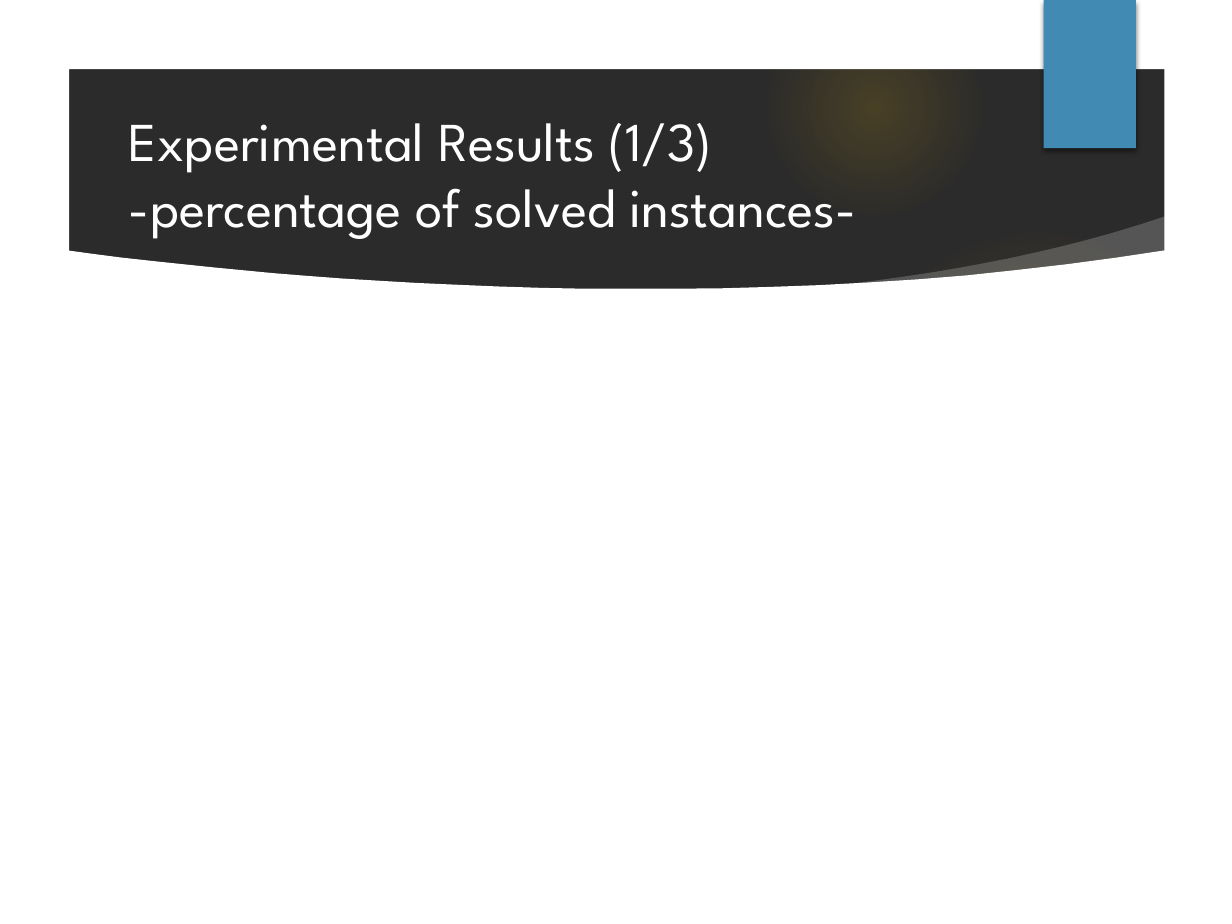
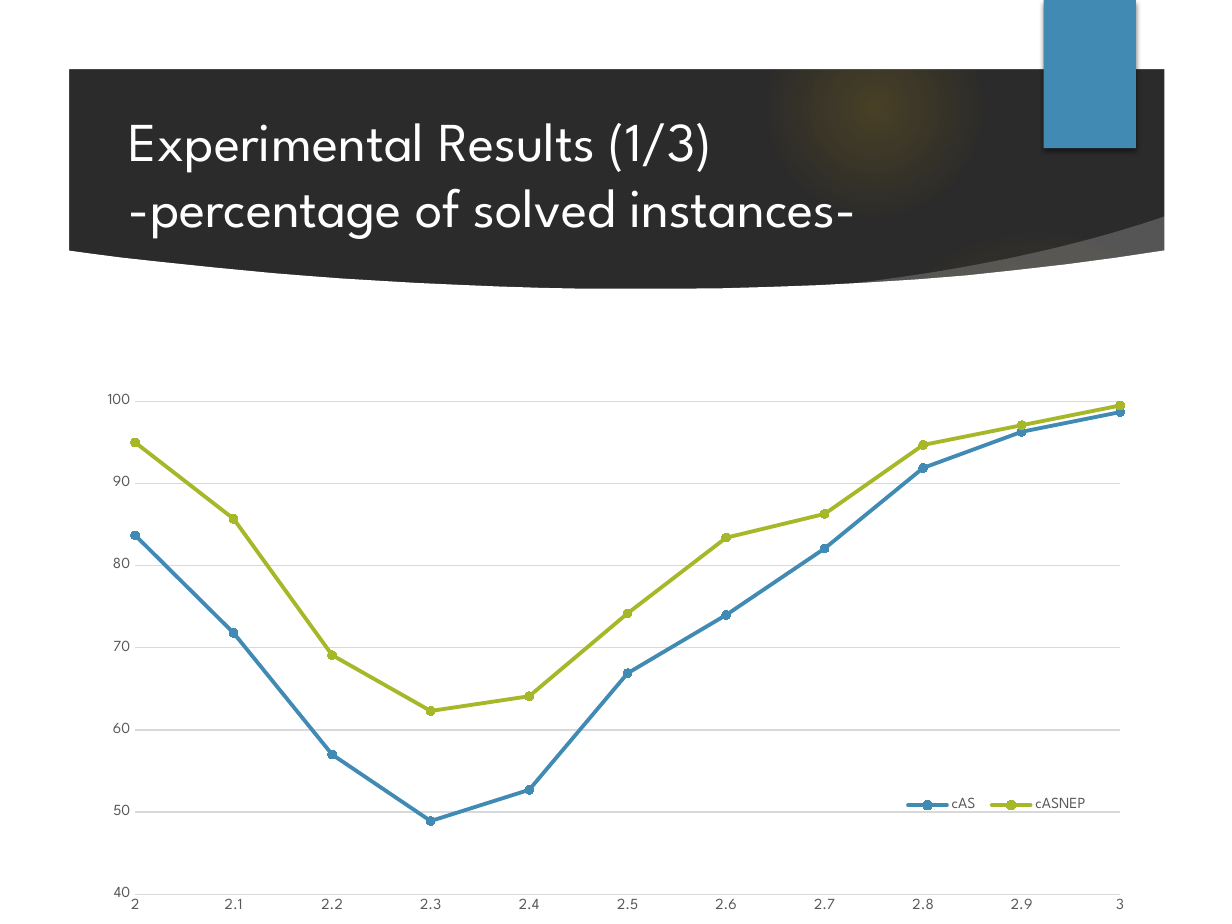
Before and after one commit to Masukane/slides, a slide deck: slide 10 of masukaneICIIC2018.pptm. Drawn at 1232x924 pixels with LibreOffice and Linux fonts; fonts in the diff are those of the drawing; grey boxes stand for pictures; background and template pictures are left out; a plain dark background stands for a picture behind light text. Boxes give left, top, right and bottom in pixels: in the first picture for what was removed or moved away, otherwise in the second. Text is boxed around its words. In the diff, an @@ line names an element or a change of style, - is before the commit and + after.

```diff
--- a/masukaneICIIC2018.pptm
+++ b/masukaneICIIC2018.pptm
@@ line chart added at (x1=86, y1=383, x2=1145, y2=924) @@
+categories: 2, 2.1, 2.2000000000000002, 2.2999999999999998, 2.4, 2.5, 2.6, 2.7, 2.8, 2.9, 3
+cAS: 84, 72, 57, 49, 53, 67, 74, 82, 92, 96, 99
+cASNEP: 95, 86, 69, 62, 64, 74, 83, 86, 95, 97, 100
```
Also in this commit, not shown: 3 other slides changed.
